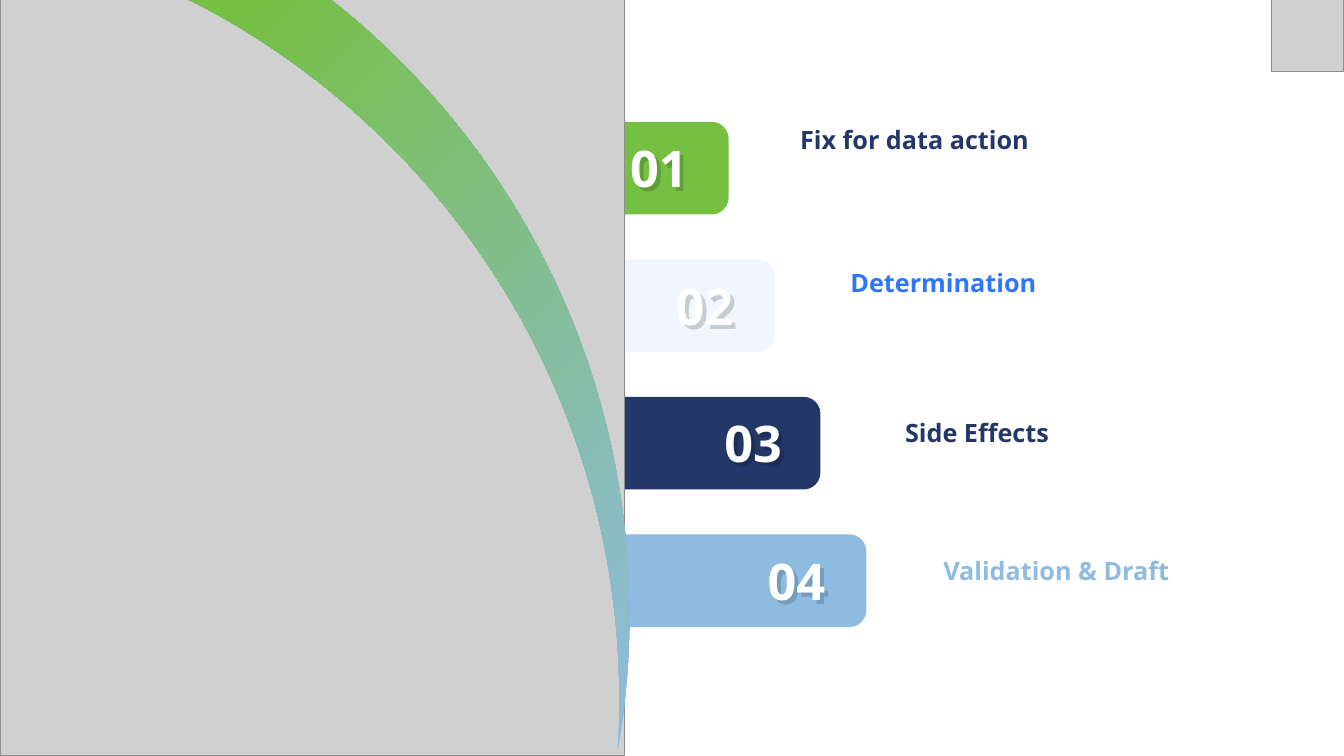
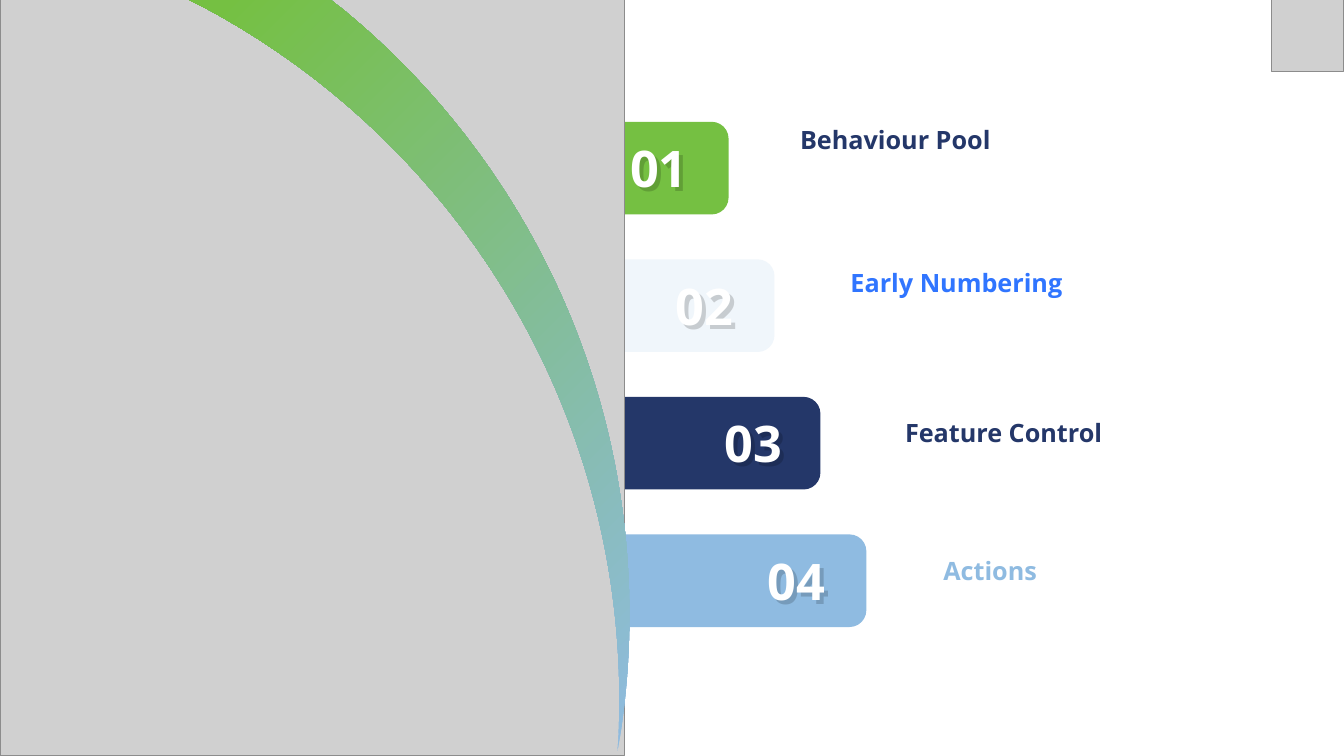
Before and after one commit to soyuztechnologies/RAP_Training_Applied_Materials, a slide deck: slide 3 of Day 9/DAY-9.pptx. Drawn at 1344x756 pixels with LibreOffice and Linux fonts; fonts in the diff are those of the drawing; grey boxes stand for pictures. Boxes give left, top, right and bottom in pixels: in the first picture for what was removed or moved away, otherwise in the second. Text is boxed around its words. In the diff, an @@ line names an element or a change of style, - is before the commit and + after.

```diff
--- a/Day 9/DAY-9.pptx
+++ b/Day 9/DAY-9.pptx
@@ text at [800, 130, 991, 150]: text changed @@
-Fix for data action
+Behaviour Pool
@@ text at [850, 273, 1062, 298]: text changed @@
-Determination
+Early Numbering
@@ text at [905, 423, 1102, 443]: text changed @@
-Side Effects
+Feature Control
@@ text at [943, 561, 1037, 580]: text changed @@
-Validation & Draft
+Actions
```
Also in this commit, not shown: 9 slides added, 5 other files.
